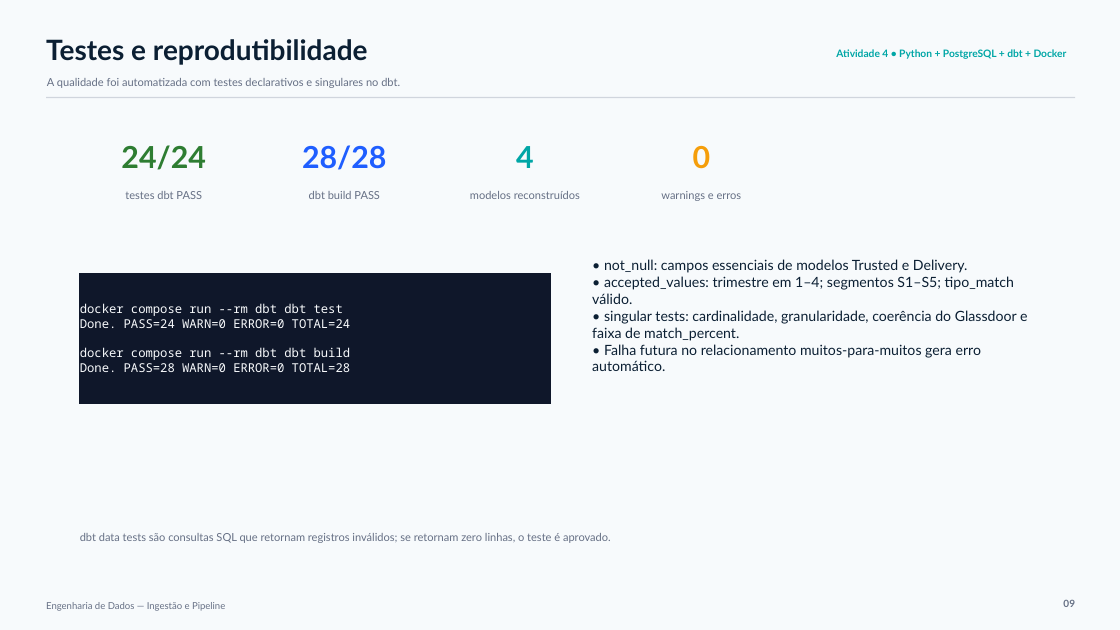
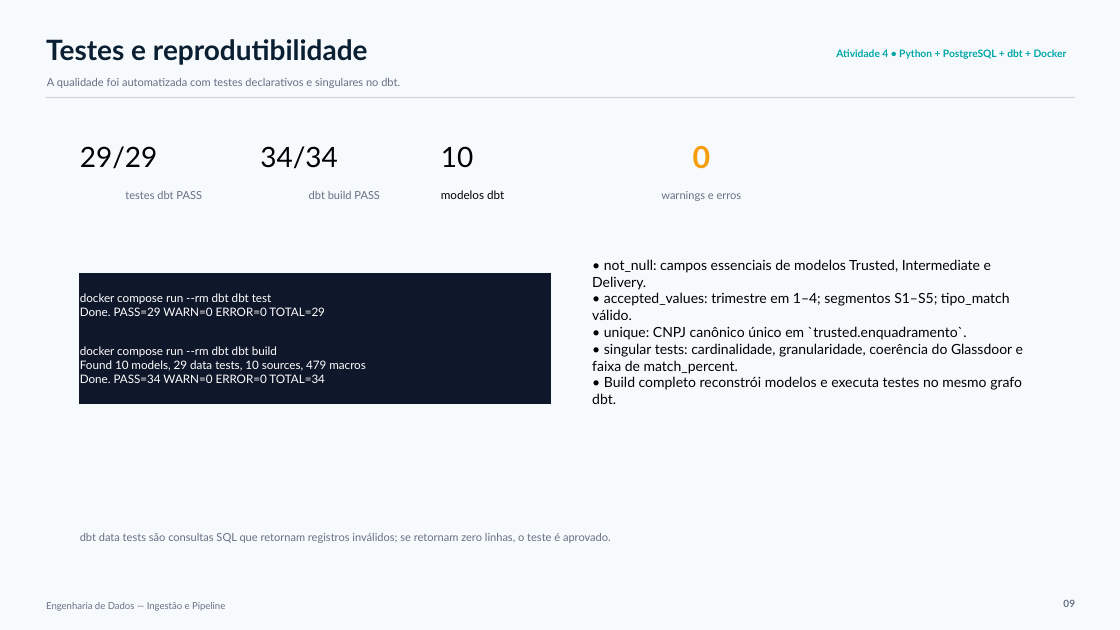
Before and after one commit to brtostes/C3-Trabalho-Ingestao-Pipeline-Atividade4, a slide deck: slide 10 of apresentacao/Apresentacao_Tarefa4_Engenharia_Dados.pptx. Drawn at 1120x630 pixels with LibreOffice and Linux fonts; fonts in the diff are those of the drawing. Boxes give left, top, right and bottom in pixels: in the first picture for what was removed or moved away, otherwise in the second. Text is boxed around its words. In the diff, an @@ line names an element or a change of style, - is before the commit and + after.

```diff
--- a/apresentacao/Apresentacao_Tarefa4_Engenharia_Dados.pptx
+++ b/apresentacao/Apresentacao_Tarefa4_Engenharia_Dados.pptx
@@ text at [80, 146, 158, 169]: text changed; size 26 to 24 pt; text colour #2E7D32 to #000000; bold off @@
-24/24
+29/29
@@ text at [260, 146, 338, 169]: text changed; size 26 to 24 pt; text colour #1F5EFF to #000000; bold off @@
-28/28
+34/34
@@ text at [441, 146, 473, 168]: text changed; size 26 to 24 pt; text colour #00A6A6 to #000000; bold off @@
-4
+10
@@ text at [441, 190, 504, 199]: text changed; size 9.5 to 10 pt; text colour #667085 to #000000 @@
-modelos reconstruídos
+modelos dbt
@@ text at [592, 259, 1023, 404]: text changed; size 12.1 to 12 pt; text colour #0B1F33 to #000000 @@
-• not_null: campos essenciais de modelos Trusted e Delivery.
-• accepted_values: trimestre em 1–4; segmentos S1–S5; tipo_match válido.
-• singular tests: cardinalidade, granularidade, coerência do Glassdoor e faixa de match_percent.
-• Falha futura no relacionamento muitos-para-muitos gera erro automático.
+• not_null: campos essenciais de modelos Trusted, Intermediate e Delivery.
+• accepted_values: trimestre em 1–4; segmentos S1–S5; tipo_match válido.
+• unique: CNPJ canônico único em `trusted.enquadramento`.
+• singular tests: cardinalidade, granularidade, coerência do Glassdoor e faixa de match_percent.
+• Build completo reconstrói modelos e executa testes no mesmo grafo dbt.
@@ text in rectangle at [80, 293, 277, 357]: size 10.5 to 10 pt, font Noto Sans Mono to Lato, text colour #F8FAFC to #FFFFFF in "docker compose run --rm dbt dbt test", "docker compose run --rm dbt dbt build" @@
@@ text in rectangle at [80, 307, 325, 316]: text changed; size 10.5 to 10 pt; font Noto Sans Mono to Lato; text colour #F8FAFC to #FFFFFF @@
-Done. PASS=24 WARN=0 ERROR=0 TOTAL=24
+Done. PASS=29 WARN=0 ERROR=0 TOTAL=29
@@ text in rectangle at [80, 360, 366, 383]: text changed; size 10.5 to 10 pt; font Noto Sans Mono to Lato; text colour #F8FAFC to #FFFFFF @@
-Done. PASS=28 WARN=0 ERROR=0 TOTAL=28
+Found 10 models, 29 data tests, 10 sources, 479 macros
+Done. PASS=34 WARN=0 ERROR=0 TOTAL=34
```
Also in this commit, not shown: 11 other slides changed, 1 other file.
